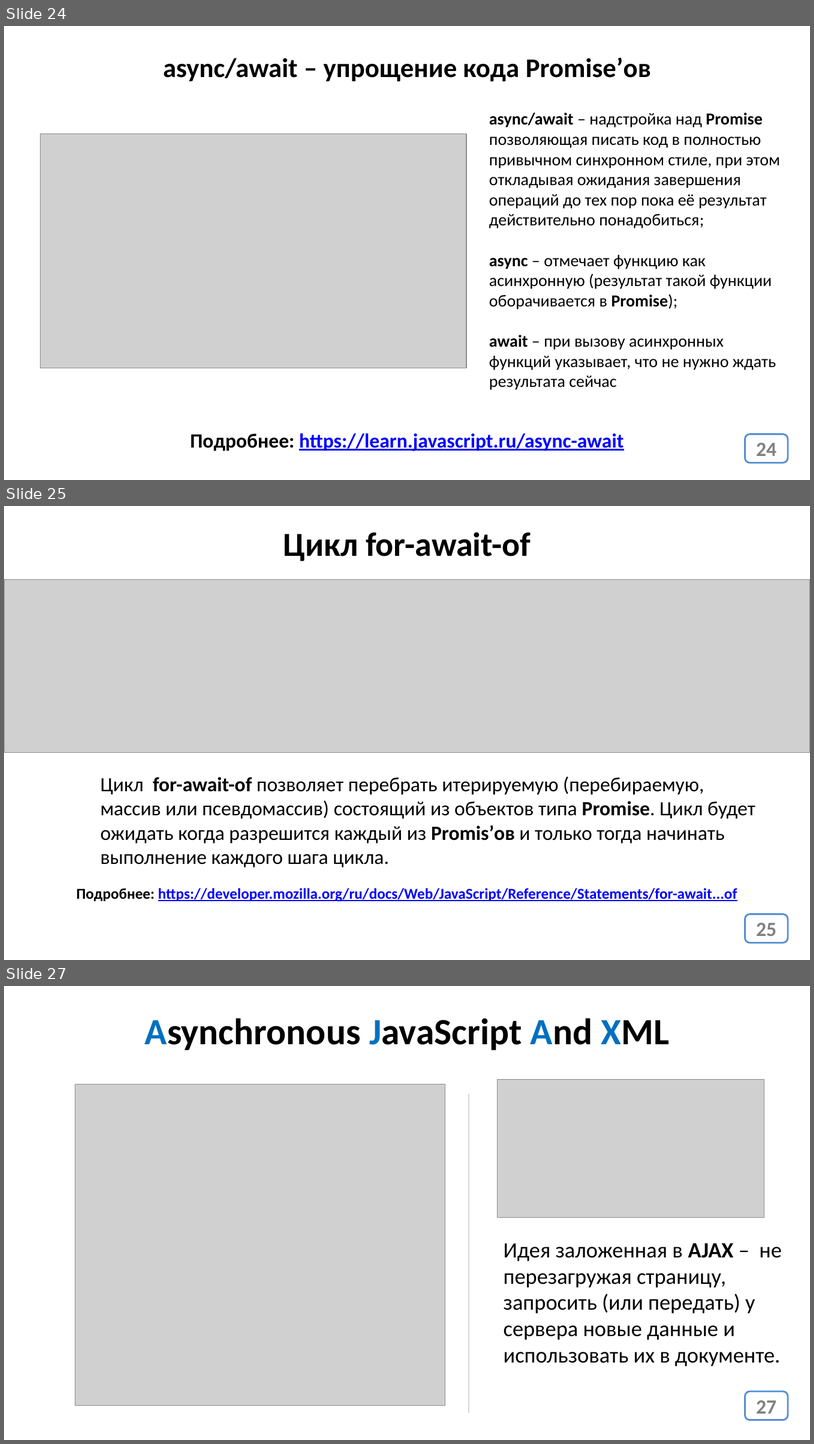
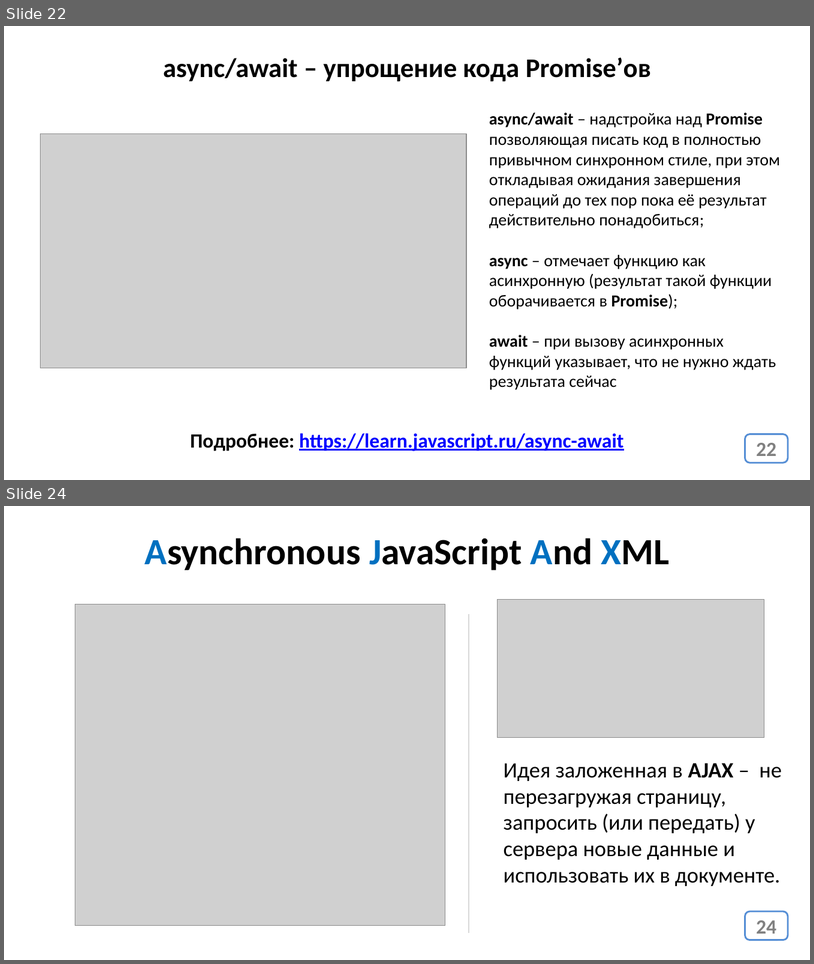
Before and after one commit to js-13-ort-dnipro/lesson02, a slide deck: lesson02.pptx. Shown one above the other, each under a label of ours: slides 24, 25 and 27 before the commit, slides 22 and 24 after it; the slides between them are not shown. The pictures are 814x1444 and 814x964 pixels, drawn with LibreOffice and Linux fonts; fonts in the diff are those of the drawing; grey boxes stand for pictures. Boxes give left, top, right and bottom in pixels: in the first picture for what was removed or moved away, otherwise in the second. Text is boxed around its words. In the diff, an @@ line names an element or a change of style, - is before the commit and + after.

```diff
--- a/lesson02.pptx
+++ b/lesson02.pptx
@@ slide 25 removed at bbox=[4, 506, 810, 960], background #FFFFFF @@
@@ text removed at bbox=[283, 532, 531, 561] @@
-Цикл for-await-of
@@ picture removed at bbox=[4, 579, 810, 752] @@
@@ text removed at bbox=[101, 776, 756, 867] @@
-Цикл for-await-of позволяет перебрать итерируемую (перебираемую, массив или псевдомассив) состоящий из объектов типа Promise. Цикл будет ожидать когда разрешится каждый из Promis’ов и только тогда начинать выполнение каждого шага цикла.
@@ text removed at bbox=[77, 888, 738, 901] @@
-Подробнее: https://developer.mozilla.org/ru/docs/Web/JavaScript/Reference/Statements/for-await...of
@@ page number removed at bbox=[746, 914, 789, 942] @@
-25
@@ what was slide 24 is now slide 22 @@
@@ page number at bbox=[756, 442, 777, 456]: text changed @@
-24
+22
@@ what was slide 27 is now slide 24 @@
@@ page number at bbox=[756, 920, 777, 933]: text changed @@
-27
+24
```
Also in this commit, not shown: 4 slides changed, 2 other slides removed, 1 other file.
